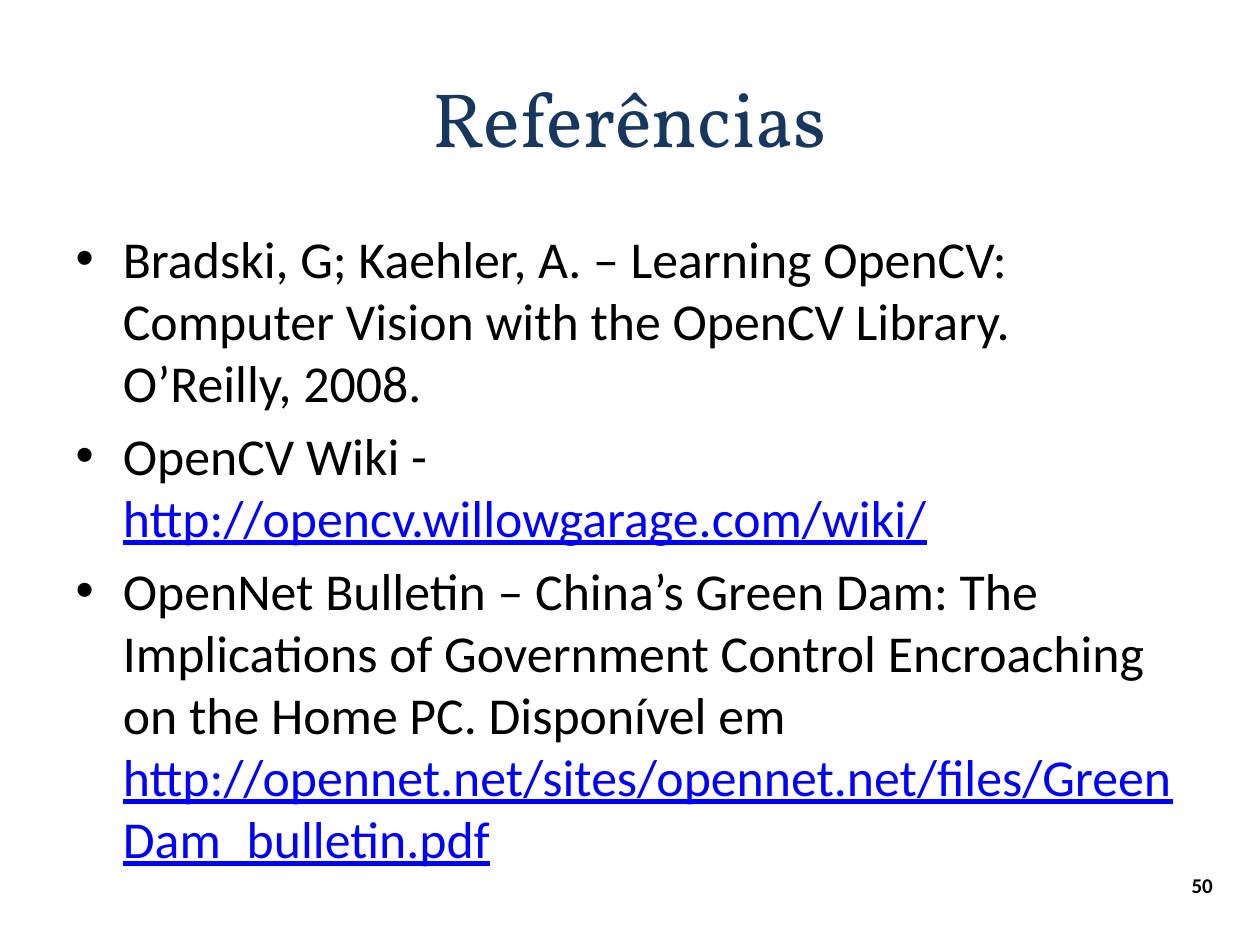
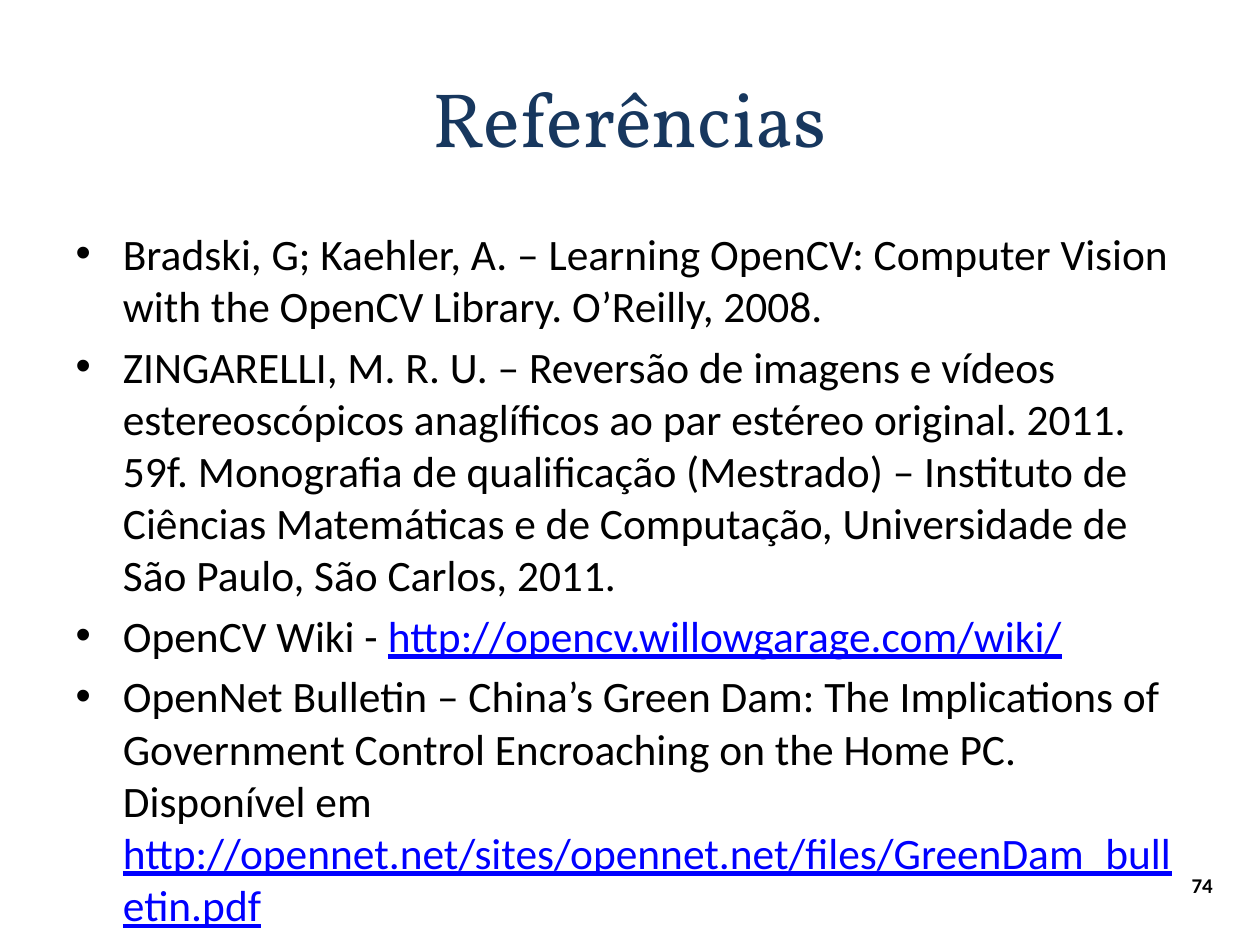
Before and after one commit to andrecurvello/tests-zingarelli, a slide deck: slide 74 of 1-Meus-Artigos/Minicurso-SemComp2011/minicurso-SemComp2011.pptx (slide 50 before the commit). Drawn at 1260x945 pixels with LibreOffice and Linux fonts; fonts in the diff are those of the drawing; background and template pictures are left out. Boxes give left, top, right and bottom in pixels: in the first picture for what was removed or moved away, otherwise in the second. Text is boxed around its words. In the diff, an @@ line names an element or a change of style, - is before the commit and + after.

Commit message:
SemComp 2011 - apresentação do minicurso: parte de imagem do OpenCV e parte de introdução ao 3D estereoscópico

```diff
--- a/1-Meus-Artigos/Minicurso-SemComp2011/minicurso-SemComp2011.pptx
+++ b/1-Meus-Artigos/Minicurso-SemComp2011/minicurso-SemComp2011.pptx
@@ text at [123,240,1171,928]: size 29.6 to 24.8 pt in "Bradski, G; Kaehler, A. – Learning OpenCV: ...", "OpenCV Wiki - http://opencv.willowgarage.com/wiki/", "OpenNet Bulletin – China’s Green Dam: The ..." @@
@@ text at [123,353,1127,597]: paragraph added @@
+• ZINGARELLI, M. R. U. – Reversão de imagens e vídeos estereoscópicos anaglíficos ao par estéreo original. 2011. 59f. Monografia de qualificação (Mestrado) – Instituto de Ciências Matemáticas e de Computação, Universidade de São Paulo, São Carlos, 2011.
@@ page number at [1192,879,1213,893]: text changed @@
-50
+74
```
Also in this commit, not shown: 1 other slide changed, 25 slides added, 9 other files.
